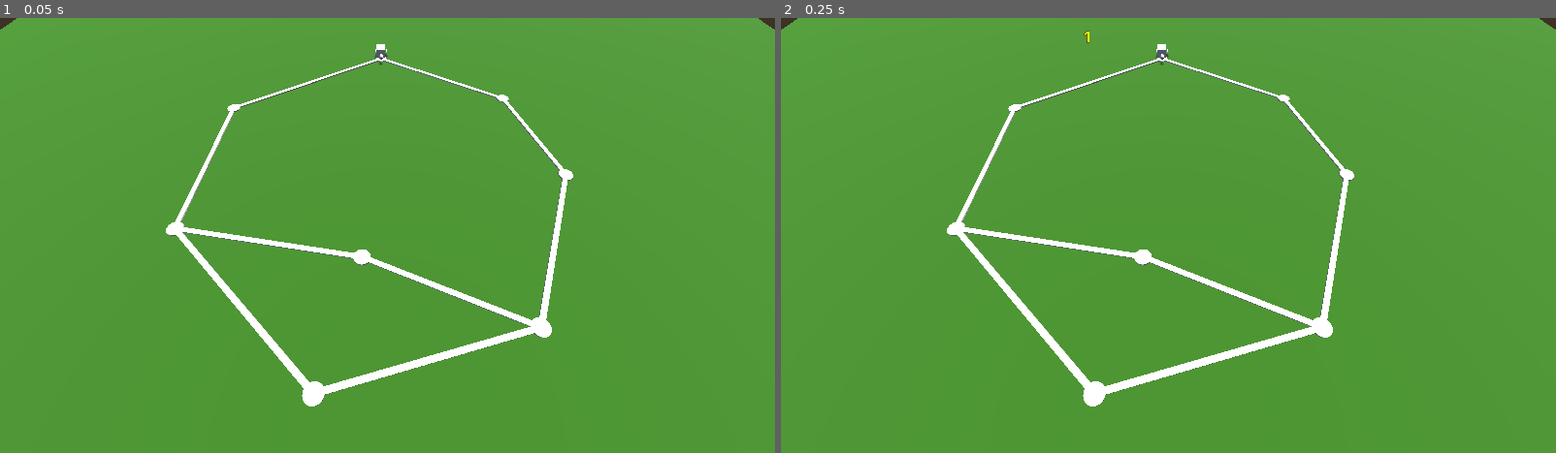
Above: before the commit, frames 1-2 (left to right).
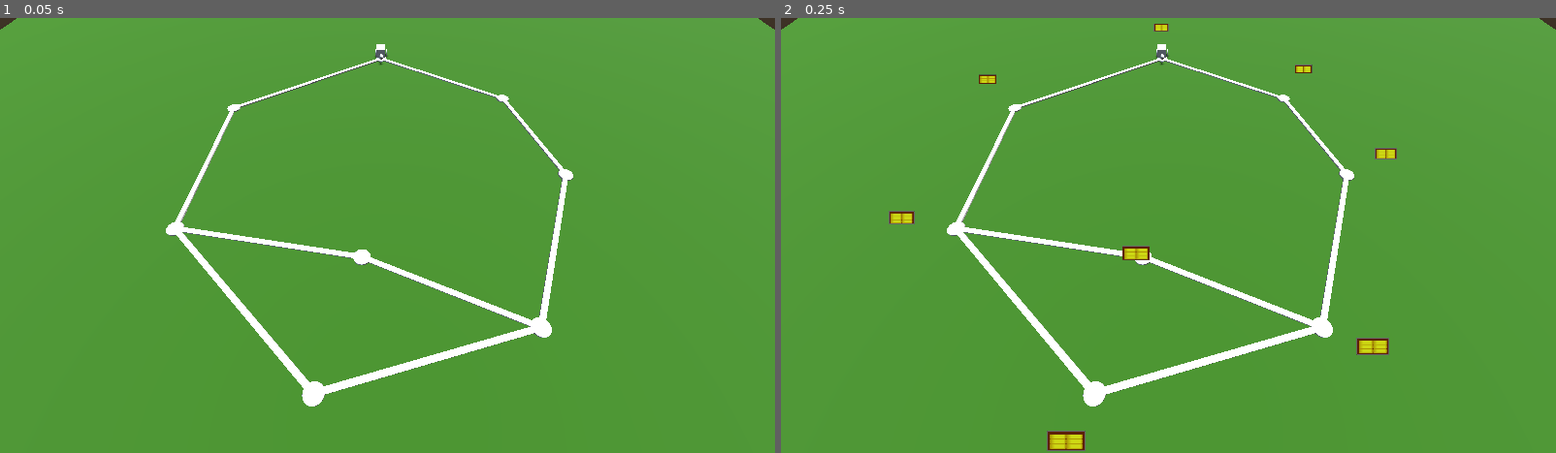
Above: after the commit, the same moments.

Repository: squirrelsoftcompany/LD58
Game: Godot game, scene res://scene/map.tscn
The game is run twice, just before and just after one commit, with the same random seed, the same clock (stepped at 60 frames per second) and the same inputs.
Inputs:
- Up to frame 1 (0.05 s): no input
- Up to frame 2 (0.25 s): no input

Frame 1 is identical in both runs. In frame 2, 0.8% of the frame differs, in the area x 13-80%, y 1-100%.

Commit message:
money icon

Diff:
--- a/UI/Theme.tres
+++ b/UI/Theme.tres
@@ -1,14 +1,38 @@
-[gd_resource type="Theme" load_steps=3 format=3 uid="uid://57h6w2avsk6f"]
+[gd_resource type="Theme" load_steps=5 format=3 uid="uid://57h6w2avsk6f"]
+
+[sub_resource type="StyleBoxFlat" id="StyleBoxFlat_m3om6"]
+bg_color = Color(0.28515625, 0.11922471, 0.0456307, 1)
+corner_radius_top_left = 3
+corner_radius_top_right = 3
+corner_radius_bottom_right = 3
+corner_radius_bottom_left = 3
+expand_margin_bottom = 8.0
+
+[sub_resource type="StyleBoxFlat" id="StyleBoxFlat_h0bm5"]
+bg_color = Color(0.28515625, 0.11922471, 0.0456307, 1)
+border_width_left = 4
+border_width_top = 4
+border_width_right = 4
+border_width_bottom = 4
+border_color = Color(0.31640625, 0.31640625, 0.31640625, 1)
+corner_radius_top_left = 3
+corner_radius_top_right = 3
+corner_radius_bottom_right = 3
+corner_radius_bottom_left = 3
+expand_margin_bottom = 8.0
 
 [sub_resource type="StyleBoxEmpty" id="StyleBoxEmpty_h0bm5"]
 
 [sub_resource type="StyleBoxEmpty" id="StyleBoxEmpty_m3om6"]
 
 [resource]
-diegetic/base_type = &"Label"
-diegetic/colors/font_color = Color(0.84313726, 1, 0.0627451, 1)
-diegetic/colors/font_outline_color = Color(0.32941177, 0.2509804, 0.09803922, 1)
-diegetic/constants/outline_size = 30
-diegetic/font_sizes/font_size = 150
-diegetic/styles/focus = SubResource("StyleBoxEmpty_h0bm5")
-diegetic/styles/normal = SubResource("StyleBoxEmpty_m3om6")
+DiegeticButton/base_type = &"Button"
+DiegeticButton/styles/hover = SubResource("StyleBoxFlat_m3om6")
+DiegeticButton/styles/normal = SubResource("StyleBoxFlat_h0bm5")
+DiegeticText/base_type = &"Label"
+DiegeticText/colors/font_color = Color(0.84313726, 1, 0.0627451, 1)
+DiegeticText/colors/font_outline_color = Color(0.32941177, 0.2509804, 0.09803922, 1)
+DiegeticText/constants/outline_size = 30
+DiegeticText/font_sizes/font_size = 150
+DiegeticText/styles/focus = SubResource("StyleBoxEmpty_h0bm5")
+DiegeticText/styles/normal = SubResource("StyleBoxEmpty_m3om6")
--- a/scene/Zones/zone.tscn
+++ b/scene/Zones/zone.tscn
@@ -1,6 +1,7 @@
-[gd_scene load_steps=4 format=3 uid="uid://he5f6ia7kbf3"]
+[gd_scene load_steps=7 format=3 uid="uid://he5f6ia7kbf3"]
 
 [ext_resource type="Script" uid="uid://c2i0k42lbv0pg" path="res://Scripts/Places/place.gd" id="1_qqvsp"]
+[ext_resource type="Theme" uid="uid://57h6w2avsk6f" path="res://UI/Theme.tres" id="2_stcbh"]
 
 [sub_resource type="CapsuleMesh" id="CapsuleMesh_epm7c"]
 radius = 0.6
@@ -9,6 +10,25 @@
 [sub_resource type="CylinderShape3D" id="CylinderShape3D_paslt"]
 height = 1.0
 radius = 1.0
+
+[sub_resource type="ViewportTexture" id="ViewportTexture_o6ke5"]
+viewport_path = NodePath("Sprite3D/SubViewport")
+
+[sub_resource type="StyleBoxFlat" id="StyleBoxFlat_aa87r"]
+bg_color = Color(0.6762811, 0.73046875, 0.08197581, 1)
+border_width_left = 20
+border_width_top = 3
+border_width_right = 8
+border_width_bottom = 3
+border_color = Color(0.52734375, 0.43945313, 0.037006564, 1)
+border_blend = true
+corner_radius_top_left = 2
+corner_radius_top_right = 2
+corner_radius_bottom_right = 2
+corner_radius_bottom_left = 2
+expand_margin_left = 1.0
+expand_margin_top = 4.0
+expand_margin_right = 1.0
 
 [node name="Zone" type="Node3D"]
 script = ExtResource("1_qqvsp")
@@ -23,5 +43,90 @@
 transform = Transform3D(1, 0, 0, 0, 1, 0, 0, 0, 1, 0, 0.37242138, 0)
 shape = SubResource("CylinderShape3D_paslt")
 
+[node name="Sprite3D" type="Sprite3D" parent="."]
+transform = Transform3D(1, 0, 0, 0, 1, 0, 0, 0, 1, 0, 5, 0)
+billboard = 1
+double_sided = false
+no_depth_test = true
+texture = SubResource("ViewportTexture_o6ke5")
+
+[node name="SubViewport" type="SubViewport" parent="Sprite3D"]
+transparent_bg = true
+
+[node name="MarginContainer" type="MarginContainer" parent="Sprite3D/SubViewport"]
+anchors_preset = 15
+anchor_right = 1.0
+anchor_bottom = 1.0
+grow_horizontal = 2
+grow_vertical = 2
+size_flags_horizontal = 3
+size_flags_vertical = 3
+theme_override_constants/margin_bottom = 20
+
+[node name="Button" type="Button" parent="Sprite3D/SubViewport/MarginContainer"]
+custom_minimum_size = Vector2(150, 70)
+layout_mode = 2
+size_flags_horizontal = 4
+size_flags_vertical = 8
+theme = ExtResource("2_stcbh")
+theme_type_variation = &"DiegeticButton"
+
+[node name="HBoxContainer" type="HBoxContainer" parent="Sprite3D/SubViewport/MarginContainer"]
+layout_mode = 2
+size_flags_horizontal = 4
+size_flags_vertical = 8
+
+[node name="VBoxContainer" type="VBoxContainer" parent="Sprite3D/SubViewport/MarginContainer/HBoxContainer"]
+layout_mode = 2
+size_flags_horizontal = 4
+size_flags_vertical = 8
+
+[node name="Panel" type="Panel" parent="Sprite3D/SubViewport/MarginContainer/HBoxContainer/VBoxContainer"]
+custom_minimum_size = Vector2(60, 15)
+layout_mode = 2
+size_flags_horizontal = 4
+size_flags_vertical = 8
+theme_override_styles/panel = SubResource("StyleBoxFlat_aa87r")
+
+[node name="Panel2" type="Panel" parent="Sprite3D/SubViewport/MarginContainer/HBoxContainer/VBoxContainer"]
+custom_minimum_size = Vector2(60, 15)
+layout_mode = 2
+size_flags_horizontal = 4
+size_flags_vertical = 8
+theme_override_styles/panel = SubResource("StyleBoxFlat_aa87r")
+
+[node name="Panel3" type="Panel" parent="Sprite3D/SubViewport/MarginContainer/HBoxContainer/VBoxContainer"]
+custom_minimum_size = Vector2(60, 15)
+layout_mode = 2
+size_flags_horizontal = 4
+size_flags_vertical = 8
+theme_override_styles/panel = SubResource("StyleBoxFlat_aa87r")
+
+[node name="VBoxContainer2" type="VBoxContainer" parent="Sprite3D/SubViewport/MarginContainer/HBoxContainer"]
+layout_mode = 2
+size_flags_horizontal = 4
+size_flags_vertical = 8
+
+[node name="Panel4" type="Panel" parent="Sprite3D/SubViewport/MarginContainer/HBoxContainer/VBoxContainer2"]
+custom_minimum_size = Vector2(60, 15)
+layout_mode = 2
+size_flags_horizontal = 4
+size_flags_vertical = 8
+theme_override_styles/panel = SubResource("StyleBoxFlat_aa87r")
+
+[node name="Panel5" type="Panel" parent="Sprite3D/SubViewport/MarginContainer/HBoxContainer/VBoxContainer2"]
+custom_minimum_size = Vector2(60, 15)
+layout_mode = 2
+size_flags_horizontal = 4
+size_flags_vertical = 8
+theme_override_styles/panel = SubResource("StyleBoxFlat_aa87r")
+
+[node name="Panel6" type="Panel" parent="Sprite3D/SubViewport/MarginContainer/HBoxContainer/VBoxContainer2"]
+custom_minimum_size = Vector2(60, 15)
+layout_mode = 2
+size_flags_horizontal = 4
+size_flags_vertical = 8
+theme_override_styles/panel = SubResource("StyleBoxFlat_aa87r")
+
 [connection signal="mouse_entered" from="StaticBody3D" to="." method="_hover" binds= [true]]
 [connection signal="mouse_exited" from="StaticBody3D" to="." method="_hover"]
